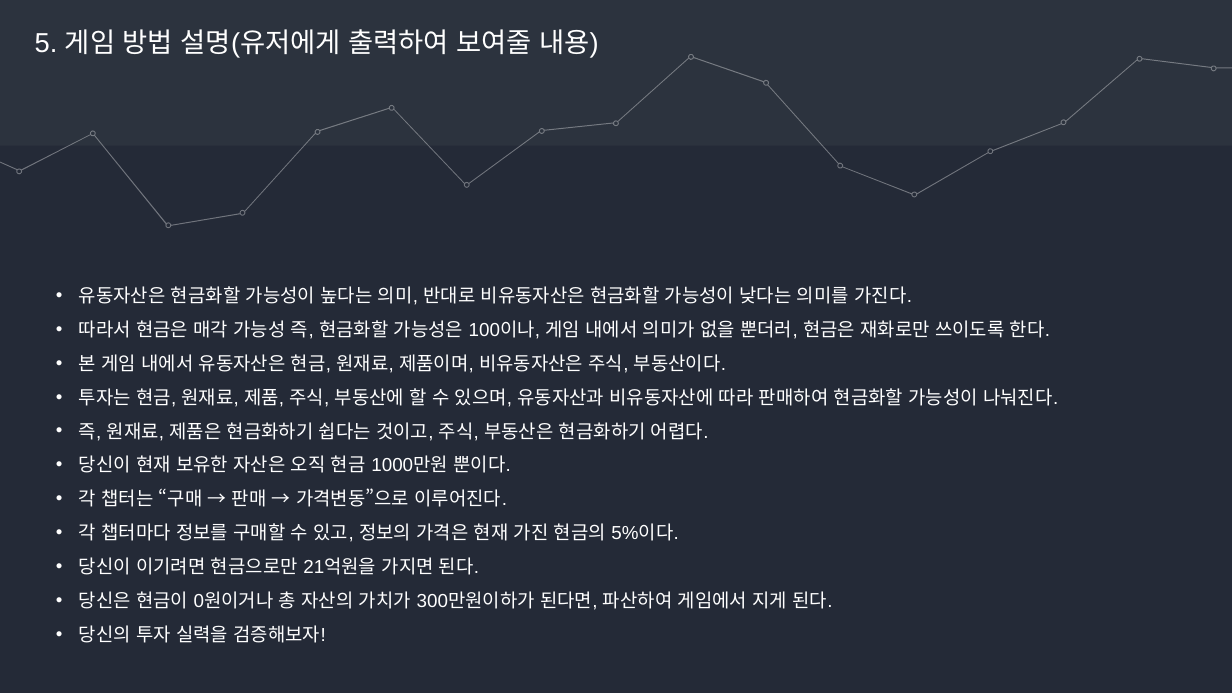
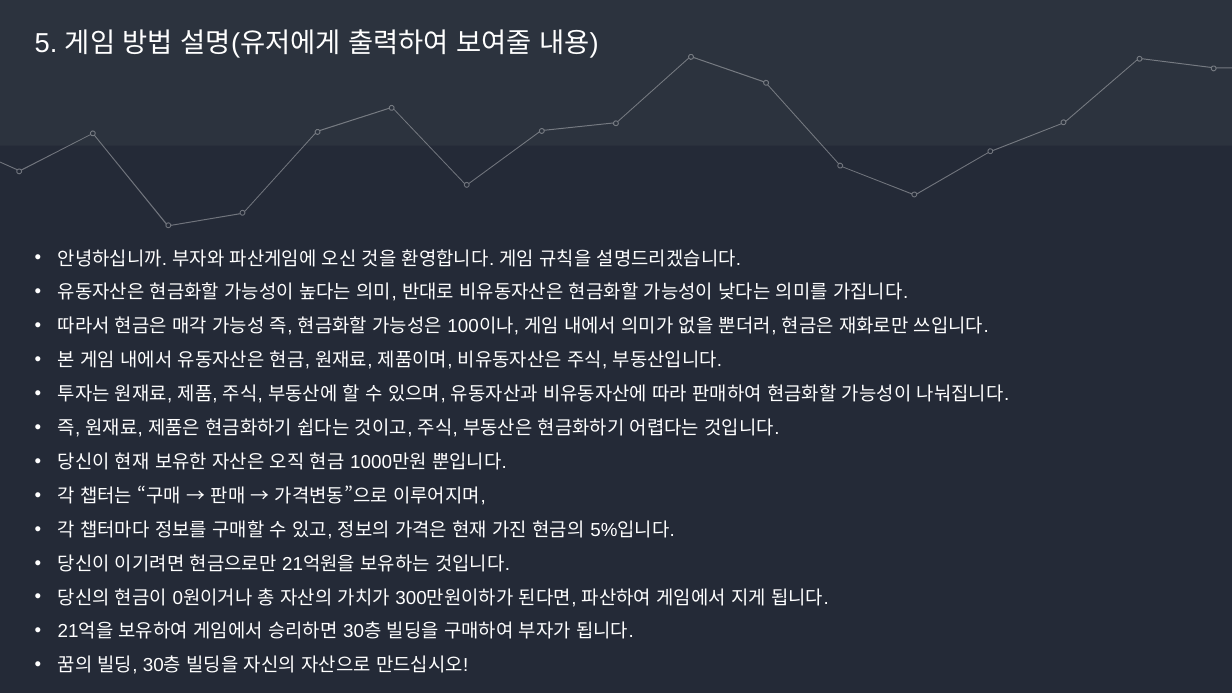
Before and after one commit to sudamilda/Rich_and_Bankrupt_Game_Test.ver, a slide deck: slide 16 of 부자와 파산.pptx. Drawn at 1232x693 pixels with LibreOffice and Linux fonts; fonts in the diff are those of the drawing. Boxes give left, top, right and bottom in pixels: in the first picture for what was removed or moved away, otherwise in the second. Text is boxed around its words. In the diff, an @@ line names an element or a change of style, - is before the commit and + after.

```diff
--- a/부자와 파산.pptx
+++ b/부자와 파산.pptx
@@ text at [58, 249, 1010, 674]: text changed @@
-• 유동자산은 현금화할 가능성이 높다는 의미, 반대로 비유동자산은 현금화할 가능성이 낮다는 의미를 가진다.
-• 따라서 현금은 매각 가능성 즉, 현금화할 가능성은 100이나, 게임 내에서 의미가 없을 뿐더러, 현금은 재화로만 쓰이도록 한다.
-• 본 게임 내에서 유동자산은 현금, 원재료, 제품이며, 비유동자산은 주식, 부동산이다.
-• 투자는 현금, 원재료, 제품, 주식, 부동산에 할 수 있으며, 유동자산과 비유동자산에 따라 판매하여 현금화할 가능성이 나눠진다.
-• 즉, 원재료, 제품은 현금화하기 쉽다는 것이고, 주식, 부동산은 현금화하기 어렵다.
-• 당신이 현재 보유한 자산은 오직 현금 1000만원 뿐이다.
-• 각 챕터는 “구매 → 판매 → 가격변동”으로 이루어진다.
-• 각 챕터마다 정보를 구매할 수 있고, 정보의 가격은 현재 가진 현금의 5%이다.
-• 당신이 이기려면 현금으로만 21억원을 가지면 된다.
-• 당신은 현금이 0원이거나 총 자산의 가치가 300만원이하가 된다면, 파산하여 게임에서 지게 된다.
-• 당신의 투자 실력을 검증해보자!
+• 안녕하십니까. 부자와 파산게임에 오신 것을 환영합니다. 게임 규칙을 설명드리겠습니다.
+• 유동자산은 현금화할 가능성이 높다는 의미, 반대로 비유동자산은 현금화할 가능성이 낮다는 의미를 가집니다.
+• 따라서 현금은 매각 가능성 즉, 현금화할 가능성은 100이나, 게임 내에서 의미가 없을 뿐더러, 현금은 재화로만 쓰입니다.
+• 본 게임 내에서 유동자산은 현금, 원재료, 제품이며, 비유동자산은 주식, 부동산입니다.
+• 투자는 원재료, 제품, 주식, 부동산에 할 수 있으며, 유동자산과 비유동자산에 따라 판매하여 현금화할 가능성이 나눠집니다.
+• 즉, 원재료, 제품은 현금화하기 쉽다는 것이고, 주식, 부동산은 현금화하기 어렵다는 것입니다.
+• 당신이 현재 보유한 자산은 오직 현금 1000만원 뿐입니다.
+• 각 챕터는 “구매 → 판매 → 가격변동”으로 이루어지며,
+• 각 챕터마다 정보를 구매할 수 있고, 정보의 가격은 현재 가진 현금의 5%입니다.
+• 당신이 이기려면 현금으로만 21억원을 보유하는 것입니다.
+• 당신의 현금이 0원이거나 총 자산의 가치가 300만원이하가 된다면, 파산하여 게임에서 지게 됩니다.
+• 21억을 보유하여 게임에서 승리하면 30층 빌딩을 구매하여 부자가 됩니다.
+• 꿈의 빌딩, 30층 빌딩을 자신의 자산으로 만드십시오!
```
Also in this commit, not shown: 19 other slides changed, 3 slides added, 1 slide removed, 31 other files.
